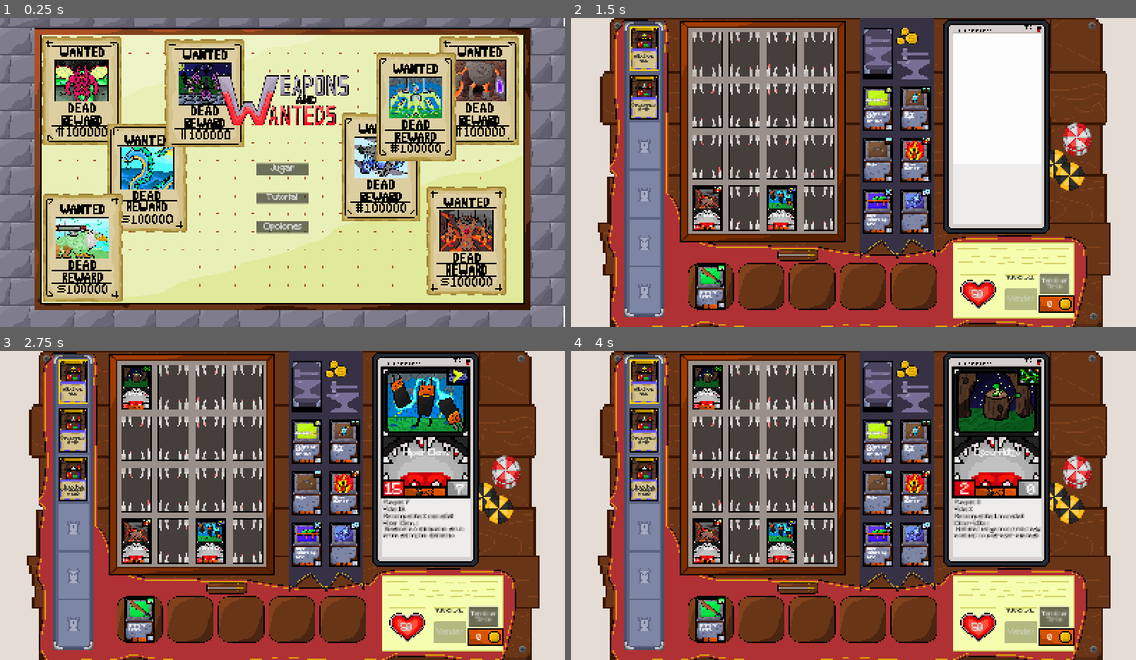
Above: before the commit, frames 1-4 (two rows, left to right).
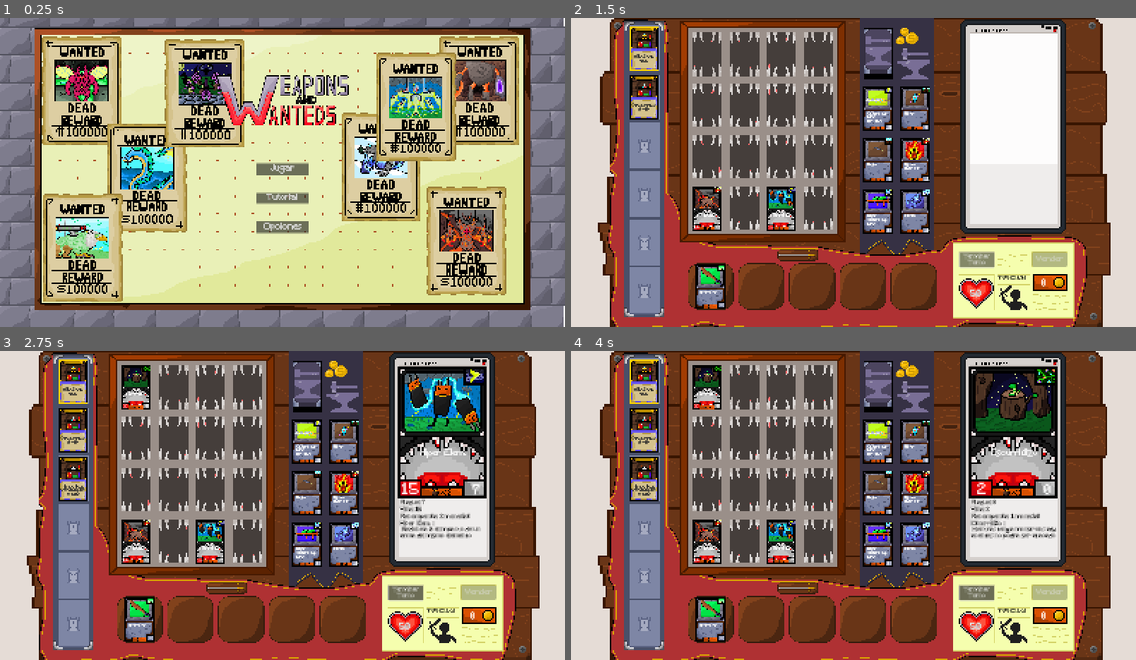
Above: after the commit, the same moments.

Repository: Lucas-Sanguinetti/jefe-desarrollo
Game: Godot game, scene res://Entidades/main.tscn
Two runs of this game, one before a commit and one after it. Both use one fixed random seed, a clock stepped at 60 frames per second and the inputs below.
Inputs (mouse positions are in pixels of both pictures, inside the frame that each line leads up to):
- Up to frame 1 (0.25 s): no input
- Up to frame 2 (1.5 s): click "Jugar" at 0.5 s; click "Terminar Turno" at 1.25 s
- Up to frame 3 (2.75 s): move the mouse to (209, 542) at 2.02 s; click (209, 542) at 2.17 s
- Up to frame 4 (4 s): move the mouse to (706, 542) at 2.77 s; click (706, 542) at 2.92 s; move the mouse to (706, 388) at 3.52 s; click (706, 388) at 3.67 s

The runs differ from the first frame. In frame 1, 0.1% of the frame differs, in the area x 22-72%, y 38-51%; in frame 2, 13%; in frame 3, 17%, in the area x 9-96%, y 0-96%; in frame 4, 17%.

Commit message:
fixes pre entrega

Diff:
--- a/Entidades/Game.gd
+++ b/Entidades/Game.gd
@@ -65,7 +65,7 @@
 
 func _on_turn_started(turn_number: int):
 	print("Game: ===== TURNO %d =====" % turn_number)
-	turn_label.text = "TURNO: " + str(turn_number) + "/12"
+	turn_label.text = "TURNO: " + str(turn_number) + "/16"
 	_spawn_cards()
 	reset_player_weapons()
 	reset_monster_traits()
--- a/Entidades/Game.tscn
+++ b/Entidades/Game.tscn
@@ -105,10 +105,10 @@
 anchor_top = 0.44900003
 anchor_right = 0.143
 anchor_bottom = 0.59800005
-offset_left = 1438.98
-offset_top = 328.166
-offset_right = 1167.0599
-offset_bottom = 254.16595
+offset_left = 1213.98
+offset_top = 269.166
+offset_right = 958.06
+offset_bottom = 180.13196
 theme_override_fonts/font = ExtResource("10_ohvqk")
 theme_override_font_sizes/font_size = 16
 theme_override_styles/normal = ExtResource("12_haohm")
@@ -127,10 +127,10 @@
 anchor_top = 0.65500003
 anchor_right = 0.123
 anchor_bottom = 0.77300006
-offset_left = 1200.62
-offset_top = 156.76996
-offset_right = 1193.652
-offset_bottom = 103.573975
+offset_left = 1179.62
+offset_top = 155.76996
+offset_right = 1085.66
+offset_bottom = 65.58197
 theme_override_fonts/font = ExtResource("10_ohvqk")
 theme_override_font_sizes/font_size = 12
 text = "TURNO: 1/20"
@@ -143,10 +143,10 @@
 anchor_top = 0.44900003
 anchor_right = 0.143
 anchor_bottom = 0.59800005
-offset_left = 1341.98
-offset_top = 368.166
-offset_right = 1077.0599
-offset_bottom = 302.13196
+offset_left = 1417.98
+offset_top = 269.166
+offset_right = 1162.0599
+offset_bottom = 180.13196
 theme_override_fonts/font = ExtResource("10_ohvqk")
 theme_override_font_sizes/font_size = 22
 theme_override_styles/normal = SubResource("StyleBoxFlat_2jhs2")
@@ -159,13 +159,13 @@
 bus = &"Effects"
 
 [node name="LifeHUD" parent="." instance=ExtResource("11_2jhs2")]
-position = Vector2(1139, 775)
+position = Vector2(1134, 773)
 
 [node name="InfoDisplay" parent="." instance=ExtResource("12_0w1ek")]
-position = Vector2(1192, 228)
+position = Vector2(1238, 228)
 
 [node name="MonederoHUD" parent="." instance=ExtResource("13_cgrtl")]
-position = Vector2(1357, 802)
+position = Vector2(1340, 742)
 
 [node name="SpellDeck" parent="." instance=ExtResource("17_rwqrq")]
 spell_Deck = Array[ExtResource("19_u4kpe")]([ExtResource("20_xr7dm"), ExtResource("20_xr7dm"), ExtResource("20_xr7dm"), …(301 unchanged characters)…
@@ -248,6 +248,7 @@
 label_settings = SubResource("LabelSettings_gxhcr")
 
 [node name="CanvasLayer" type="CanvasLayer" parent="."]
+visible = false
 script = ExtResource("32_xpiqv")
 
 [node name="Damage" type="ColorRect" parent="CanvasLayer"]
@@ -268,6 +269,8 @@
 anchors_preset = 15
 anchor_right = 1.0
 anchor_bottom = 1.0
+offset_left = -22.0
+offset_right = -22.0
 grow_horizontal = 2
 grow_vertical = 2
 size_flags_horizontal = 3
--- a/Entidades/Monstruos/monster_spawner.gd
+++ b/Entidades/Monstruos/monster_spawner.gd
@@ -18,7 +18,7 @@
 
 func sin_monstruos() -> int:
 	var cant_monsters = grid_monstruos.get_all_monsters().size()
-	if TurnManager.current_turn == 12:
+	if TurnManager.current_turn == 16:
 		return 1
 	if cant_monsters < 1:
 		return 2
--- a/Entidades/Visuales/board.tscn
+++ b/Entidades/Visuales/board.tscn
@@ -1,6 +1,6 @@
 [gd_scene load_steps=4 format=3 uid="uid://cvtbctljo4ol3"]
 
-[ext_resource type="Texture2D" uid="uid://squjm64babve" path="res://Assets/background/newBackground.png" id="1_jlxkg"]
+[ext_resource type="Texture2D" uid="uid://bx8k0nhm3vd5v" path="res://Assets/background/backgroundRelease.png" id="1_jlxkg"]
 [ext_resource type="Texture2D" uid="uid://c8gaxpugvi0gq" path="res://Assets/cards/deckArmas.png" id="2_jlxkg"]
 [ext_resource type="Texture2D" uid="uid://4meheoaljcjk" path="res://Assets/cards/deck.png" id="3_pkwy2"]
 
--- a/Entidades/deck_drawer.gd
+++ b/Entidades/deck_drawer.gd
@@ -8,27 +8,27 @@
 func size():
 	var turno = TurnManager.get_current_turn()
 	match turno:
-		_ when turno < 11:
+		_ when turno < 15:
 			return MonsterDeck.size1()
-		_ when turno >= 11:
+		_ when turno >= 16:
 			return MonsterDeck.size2()
 
 func draw_resucitado():
 	var turno = TurnManager.get_current_turn()
 	match turno:
-		_ when turno < 11:
+		_ when turno < 15:
 			return MonsterDeck.draw1()
-		_ when turno >= 11:
+		_ when turno >= 16:
 			return MonsterDeck.draw2()
 
 func draw():
 	var turno = TurnManager.get_current_turn()
 	match turno:
-		_ when turno < 7:
+		_ when turno < 8:
 			return MonsterDeck.draw1()
-		_ when turno < 11:
+		_ when turno < 15:
 			return MonsterDeck.draw2()
-		_ when turno == 12:
+		_ when turno == 16:
 			return MonsterDeck.draw3()
-		_ when turno > 12:
+		_ when turno > 16:
 			return
--- a/Entidades/tutorial/Tutorial.tscn
+++ b/Entidades/tutorial/Tutorial.tscn
@@ -76,10 +76,10 @@
 anchor_top = 0.44900003
 anchor_right = 0.143
 anchor_bottom = 0.59800005
-offset_left = 1439.98
-offset_top = 328.166
-offset_right = 1168.0599
-offset_bottom = 254.16595
+offset_left = 1213.98
+offset_top = 268.166
+offset_right = 958.06
+offset_bottom = 180.13196
 theme_override_fonts/font = ExtResource("10_3db23")
 theme_override_font_sizes/font_size = 16
 text = "Terminar
@@ -96,19 +96,19 @@
 anchor_top = 0.65500003
 anchor_right = 0.123
 anchor_bottom = 0.77300006
-offset_left = 1199.62
-offset_top = 151.76996
-offset_right = 1192.652
-offset_bottom = 98.573975
+offset_left = 1181.62
+offset_top = 153.76996
+offset_right = 1174.652
+offset_bottom = 100.573975
 theme_override_colors/font_color = Color(0.012617188, 0.012617188, 0.012617188, 1)
 theme_override_fonts/font = ExtResource("10_3db23")
 text = "Turno: 1"
 
 [node name="LifeHUD" parent="." instance=ExtResource("11_lglcu")]
-position = Vector2(1138, 769)
+position = Vector2(1135, 769)
 
 [node name="InfoDisplay" parent="." instance=ExtResource("12_0rbba")]
-position = Vector2(1192, 228)
+position = Vector2(1238, 228)
 
 [node name="SpellDeck" parent="." instance=ExtResource("17_8avlq")]
 spell_Deck = Array[ExtResource("18_mbvpg")]([ExtResource("19_71nlq"), ExtResource("19_71nlq"), ExtResource("19_71nlq"), …(301 unchanged characters)…
@@ -349,23 +349,22 @@
 hazle doble click para usarlo."
 
 [node name="TerminarTutorial" type="CanvasLayer" parent="."]
-visible = false
 
 [node name="ColorRect" type="ColorRect" parent="TerminarTutorial"]
 offset_left = -2.0
-offset_top = 641.0
-offset_right = 1198.0
+offset_top = 632.0
+offset_right = 1069.0
 offset_bottom = 875.0
 color = Color(0.2, 0.19607843, 0.19607843, 0.8666667)
 
 [node name="ColorRect2" type="ColorRect" parent="TerminarTutorial"]
 offset_left = -42.0
 offset_right = 1424.0
-offset_bottom = 641.0
+offset_bottom = 632.0
 color = Color(0.2, 0.19607843, 0.19607843, 0.8666667)
 
 [node name="ColorRect3" type="ColorRect" parent="TerminarTutorial"]
-offset_left = 1424.0
+offset_left = 1286.0
 offset_right = 1581.0
 offset_bottom = 868.0
 color = Color(0.2, 0.19607843, 0.19607843, 0.8666667)
@@ -380,11 +379,11 @@
 theme_override_font_sizes/font_size = 40
 text = "Perfecto, parece que te ha sanado.
 Haz click izquierdo en el boton
-de Terminar el turno para
-acabar con este mini tutorial."
+de terminar el turno y poder
+volver a usar tus armas"
 
 [node name="PauseMenu" parent="." instance=ExtResource("28_71nlq")]
 visible = false
 
 [node name="MonederoHUD" parent="." instance=ExtResource("33_1o2ct")]
-position = Vector2(1356, 801)
+position = Vector2(1340, 741)
--- a/Resources/Armas/LVL1/arma1Veneno.tres
+++ b/Resources/Armas/LVL1/arma1Veneno.tres
@@ -1,6 +1,5 @@
-[gd_resource type="Resource" script_class="WeaponCardData" load_steps=11 format=3 uid="uid://y0y458bf6yjj"]
+[gd_resource type="Resource" script_class="WeaponCardData" load_steps=10 format=3 uid="uid://y0y458bf6yjj"]
 
-[ext_resource type="Resource" uid="uid://b4qluqmhar7nt" path="res://Resources/Habilidades/Berserk.tres" id="1_277eh"]
 [ext_resource type="Texture2D" uid="uid://o7cgfsua6hq2" path="res://Assets/cards/weapon/armas/veneno/arma1.png" id="2_alw3k"]
 [ext_resource type="AudioStream" uid="uid://saalgqj02ulo" path="res://Audio/SFX/swordDraw2.wav" id="2_xqdgx"]
 [ext_resource type="PackedScene" uid="uid://denw6r4uahlvf" path="res://Entidades/Armas/Arma.tscn" id="4_178jb"]
@@ -13,12 +12,11 @@
 
 [resource]
 script = ExtResource("5_lss1o")
-attack = 5
+attack = 4
 traits = Array[ExtResource("8_nrb3p")]([ExtResource("9_277eh")])
 element_type = 6
 element = ExtResource("4_oopaq")
 backsprite = ExtResource("2_alw3k")
-ability = ExtResource("1_277eh")
 escena = ExtResource("4_178jb")
 sprite = ExtResource("6_wy3ny")
 metadata/_custom_type_script = "uid://c7dwh0hqpxh8s"
--- a/Resources/Armas/LVL5/arma5Hielo.tres
+++ b/Resources/Armas/LVL5/arma5Hielo.tres
@@ -1,5 +1,6 @@
-[gd_resource type="Resource" script_class="WeaponCardData" load_steps=9 format=3 uid="uid://7c8i2632wiru"]
+[gd_resource type="Resource" script_class="WeaponCardData" load_steps=10 format=3 uid="uid://7c8i2632wiru"]
 
+[ext_resource type="Resource" uid="uid://b4qluqmhar7nt" path="res://Resources/Habilidades/Berserk.tres" id="1_tnwlm"]
 [ext_resource type="Texture2D" uid="uid://ccpiv3lh46lok" path="res://Assets/cards/weapon/armas/hielo/arma3.png" id="2_mv1s6"]
 [ext_resource type="AudioStream" uid="uid://saalgqj02ulo" path="res://Audio/SFX/swordDraw2.wav" id="3_33nf1"]
 [ext_resource type="Texture2D" uid="uid://bq1x2xdytdtxl" path="res://Assets/element/ice.png" id="4_aod20"]
@@ -11,11 +12,12 @@
 
 [resource]
 script = ExtResource("6_0ll3x")
-attack = 35
+attack = 20
 nivel = 5
 element_type = 4
 element = ExtResource("4_aod20")
 backsprite = ExtResource("2_mv1s6")
+ability = ExtResource("1_tnwlm")
 escena = ExtResource("5_n41rl")
 sprite = ExtResource("7_x6ayw")
 metadata/_custom_type_script = "uid://c7dwh0hqpxh8s"
--- a/Resources/Armas/Lvl4/arma4Tierra.tres
+++ b/Resources/Armas/Lvl4/arma4Tierra.tres
@@ -8,13 +8,17 @@
 [ext_resource type="Texture2D" uid="uid://dp1ske3lphppj" path="res://Assets/cards/weapon/weaponrCard.png" id="7_c8gey"]
 [ext_resource type="AudioStream" uid="uid://d17faolx3o0y1" path="res://Audio/SFX/spellCast.mp3" id="7_og0a1"]
 [ext_resource type="Script" uid="uid://cy584ew032i43" path="res://Traits/BaseTrait.gd" id="9_6cib7"]
-[ext_resource type="Resource" uid="uid://bteyahi75iyib" path="res://Resources/Traits/Armas/rapida.tres" id="10_nyguf"]
+[ext_resource type="Script" uid="uid://bsjrhifcm3k1q" path="res://Traits/monstruos/aprovechar.gd" id="10_nyguf"]
 [ext_resource type="Resource" uid="uid://b1o6qcjvrniro" path="res://Resources/Traits/Armas/disparo.tres" id="10_rtm8d"]
+
+[sub_resource type="Resource" id="Resource_og0a1"]
+script = ExtResource("10_nyguf")
+metadata/_custom_type_script = "uid://bsjrhifcm3k1q"
 
 [resource]
 script = ExtResource("6_dvj6h")
 attack = 8
-traits = Array[ExtResource("9_6cib7")]([ExtResource("10_rtm8d"), ExtResource("10_nyguf")])
+traits = Array[ExtResource("9_6cib7")]([ExtResource("10_rtm8d"), SubResource("Resource_og0a1")])
 nivel = 4
 element_type = 1
 element = ExtResource("4_72hee")
--- a/singleton/monster_deck.gd
+++ b/singleton/monster_deck.gd
@@ -15,6 +15,7 @@
 	wave2Monsters = filtrarMonstruos(4,5,monster_data_cards)
 
 	#luego se mezclan los mazos
+	randomize()
 	wave1Monsters.shuffle()
 	wave2Monsters.shuffle()
 	monster_bosses_data.shuffle()
--- a/singleton/turn_manager.gd
+++ b/singleton/turn_manager.gd
@@ -21,7 +21,7 @@
 	current_turn += 1
 	emit_signal("turn_started", current_turn)
 	print("TurnManager: ===== TURNO %d INICIADO =====" % current_turn)
-	if current_turn == 13:
+	if current_turn == 17:
 		emit_signal("game_end_for_turns")
 
 
Binary file added: Assets/background/backgroundRelease.png
Not shown, added: Assets/background/backgroundRelease.png.import
Binary file changed: Assets/background/titleScreen.png
Not shown: 1 places in Entidades/Game.tscn that only renumber resources
Not shown: 1 places in Resources/Armas/Lvl4/arma4Tierra.tres that only renumber resources
